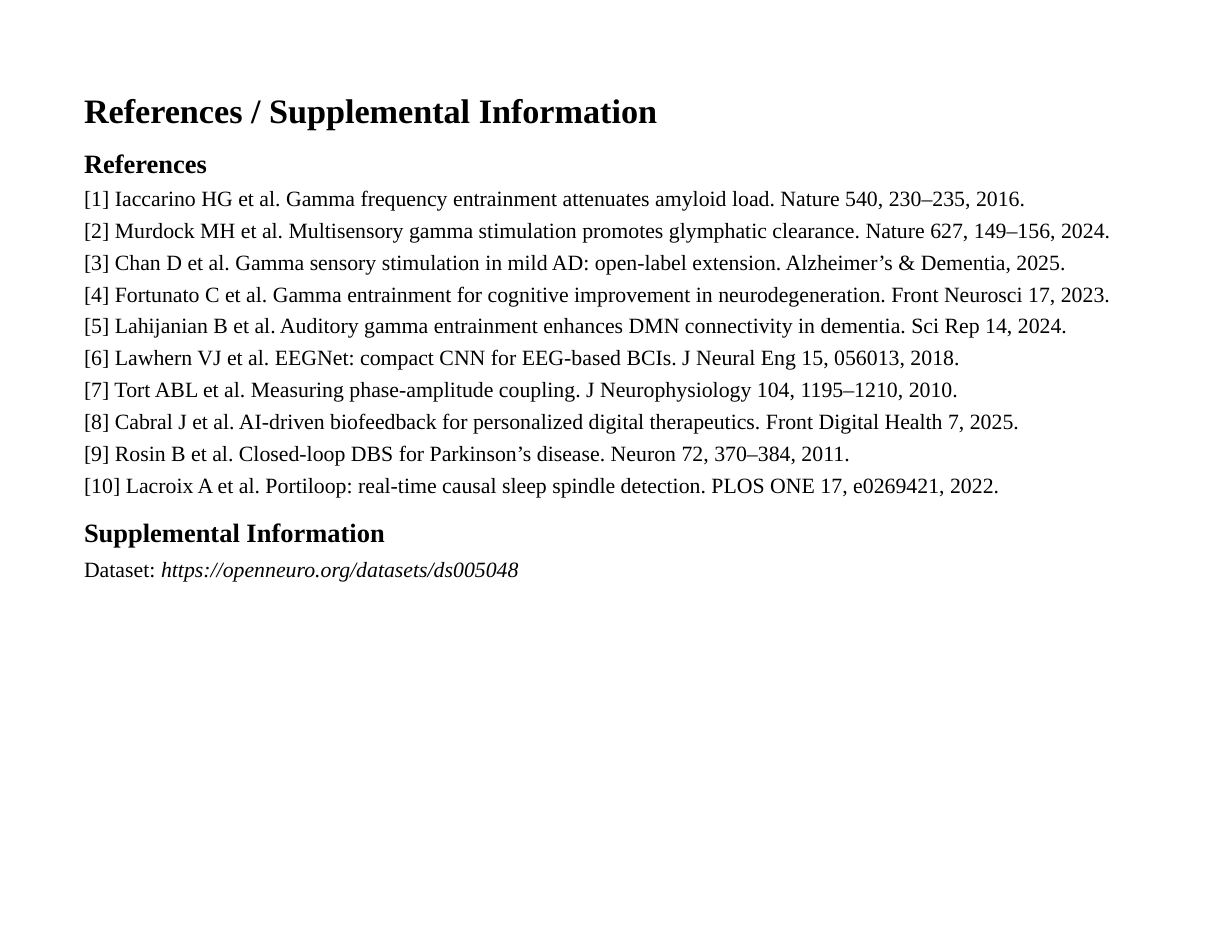
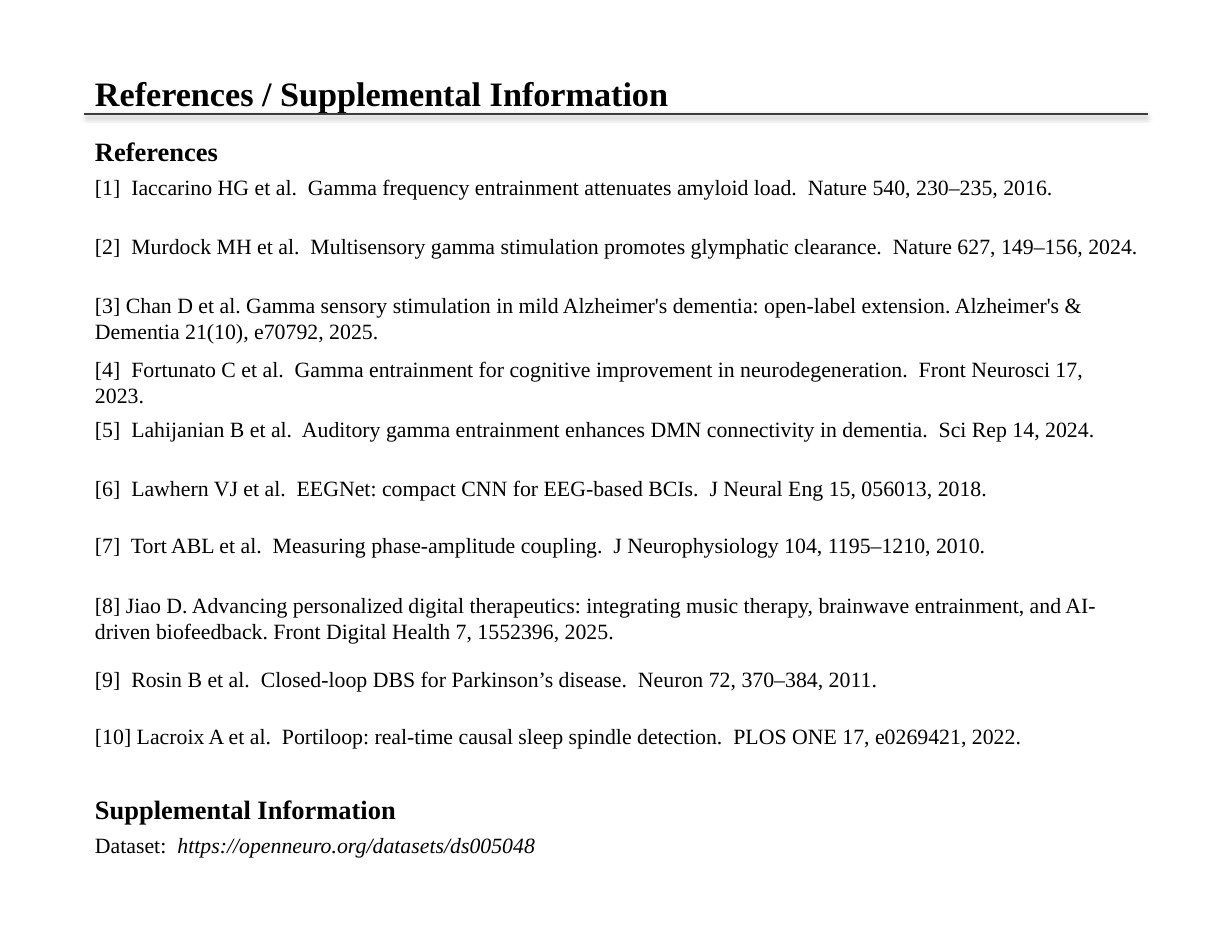
Before and after one commit to amaar-mc/closedloop-40hz-entrainment, a slide deck: slide 13 of CSEF/Presentation/CSEF_2026_Presentation.pptx (slide 12 before the commit). Drawn at 1232x952 pixels with LibreOffice and Linux fonts; fonts in the diff are those of the drawing. Boxes give left, top, right and bottom in pixels: in the first picture for what was removed or moved away, otherwise in the second. Text is boxed around its words. In the diff, an @@ line names an element or a change of style, - is before the commit and + after.

Commit message:
docs(csef): update presentation to final submitted version
Final 13-page presentation submitted to CSEF portal. Includes corrected
Jiao (2025) reference, updated closing sentence, trimmed discussion and
conclusions pages, and 91% oracle targeting gap clarification.

```diff
--- a/CSEF/Presentation/CSEF_2026_Presentation.pptx
+++ b/CSEF/Presentation/CSEF_2026_Presentation.pptx
@@ text "References / Supplemental Information": place and size @@
-text "References / Supplemental Information" at box(84, 99, 657, 131)
+text "References / Supplemental Information" at box(95, 82, 668, 113)
@@ line added from (84, 114) to (1148, 114), #3C3C3C 1 pt @@
@@ text "References": place and size @@
-text "References" at box(84, 154, 207, 174)
+text "References" at box(95, 142, 218, 162)
@@ text "[1] Iaccarino HG et al. ...": place and size @@
-text "[1] Iaccarino HG et al. ..." at box(84, 190, 1025, 211)
+text "[1] Iaccarino HG et al. ..." at box(95, 179, 1052, 200)
@@ text "[2] Murdock MH et al. ...": place and size @@
-text "[2] Murdock MH et al. ..." at box(84, 223, 1110, 243)
+text "[2] Murdock MH et al. ..." at box(95, 239, 1137, 259)
@@ text at box(95, 298, 1059, 344): text changed @@
-[3] Chan D et al. Gamma sensory stimulation in mild AD: open-label extension. Alzheimer’s & Dementia, 2025.
+[3] Chan D et al. Gamma sensory stimulation in mild Alzheimer's dementia: open-label extension. Alzheimer's & Dementia 21(10), e70792, 2025.
@@ text "[4] Fortunato C et al. ...": place and size @@
-text "[4] Fortunato C et al. ..." at box(84, 286, 1110, 307)
+text "[4] Fortunato C et al. ..." at box(95, 361, 1082, 404)
@@ text "[5] Lahijanian B et al. ...": place and size @@
-text "[5] Lahijanian B et al. ..." at box(84, 318, 1067, 338)
+text "[5] Lahijanian B et al. ..." at box(95, 422, 1094, 442)
@@ text removed at box(84, 413, 1019, 434) @@
-[8] Cabral J et al. AI-driven biofeedback for personalized digital therapeutics. Front Digital Health 7, 2025.
@@ text "[6] Lawhern VJ et al. ...": place and size @@
-text "[6] Lawhern VJ et al. ..." at box(84, 349, 959, 370)
+text "[6] Lawhern VJ et al. ..." at box(95, 480, 987, 501)
@@ text "[7] Tort ABL et al. ...": place and size @@
-text "[7] Tort ABL et al. ..." at box(84, 382, 958, 402)
+text "[7] Tort ABL et al. ..." at box(95, 538, 985, 558)
@@ text added at box(95, 598, 1095, 644), 14 pt, text #000000 @@
+[8] Jiao D. Advancing personalized digital therapeutics: integrating music therapy, brainwave entrainment, and AI-driven biofeedback. Front Digital Health 7, 1552396, 2025.
@@ text "[9] Rosin B et al. ...": place and size @@
-text "[9] Rosin B et al. ..." at box(84, 445, 849, 466)
+text "[9] Rosin B et al. ..." at box(95, 671, 877, 692)
@@ line spacing 17.5pt to 1; less space between paragraphs in 8 elements at box(95, 239, 1137, 259), box(95, 179, 1052, 200), box(95, 361, 1082, 404), box(95, 422, 1094, 442), box(95, 480, 987, 501), box(95, 538, 985, 558), box(95, 671, 877, 692), box(95, 729, 1021, 749) @@
@@ text "[10] Lacroix A et al. ...": place and size @@
-text "[10] Lacroix A et al. ..." at box(84, 478, 999, 498)
+text "[10] Lacroix A et al. ..." at box(95, 729, 1021, 749)
@@ less space between paragraphs in 3 elements at box(95, 82, 668, 113), box(95, 142, 218, 162), box(95, 800, 395, 825) @@
@@ text "Supplemental Information": place and size @@
-text "Supplemental Information" at box(84, 523, 384, 548)
+text "Supplemental Information" at box(95, 800, 395, 825)
@@ text "Dataset: https://openneuro.org/datasets/ds005048": place and size @@
-text "Dataset: https://openneuro.org/datasets/ds005048" at box(84, 562, 518, 582)
+text "Dataset: https://openneuro.org/datasets/ds005048" at box(95, 838, 534, 858)
@@ text "Dataset: https://openneuro.org/datasets/ds005048" at box(95, 838, 534, 858): line spacing 18.9pt to 1; less space between paragraphs @@
```
Also in this commit, not shown: 11 other slides changed, 1 slide added, 1 other file.
